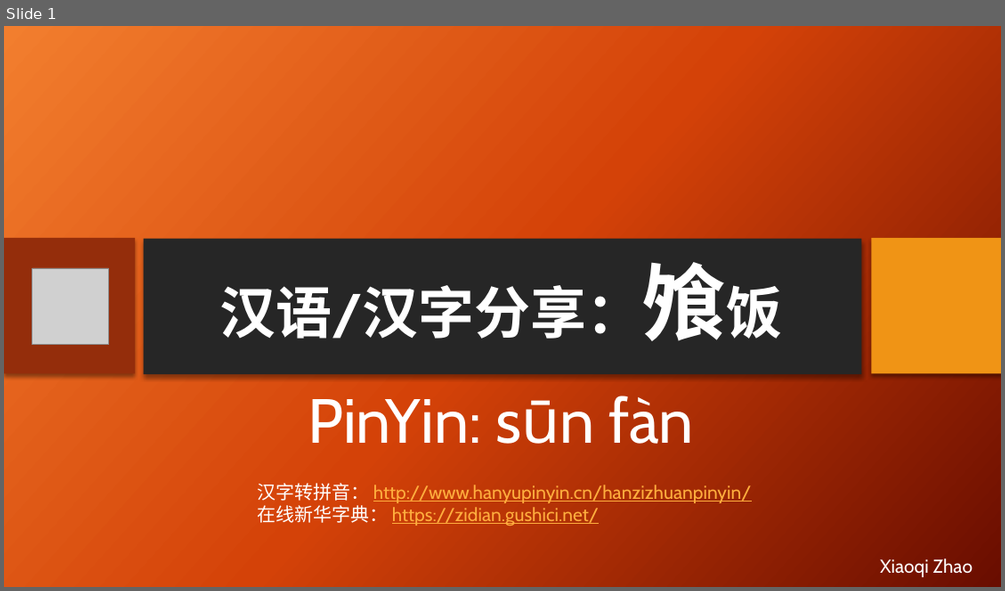
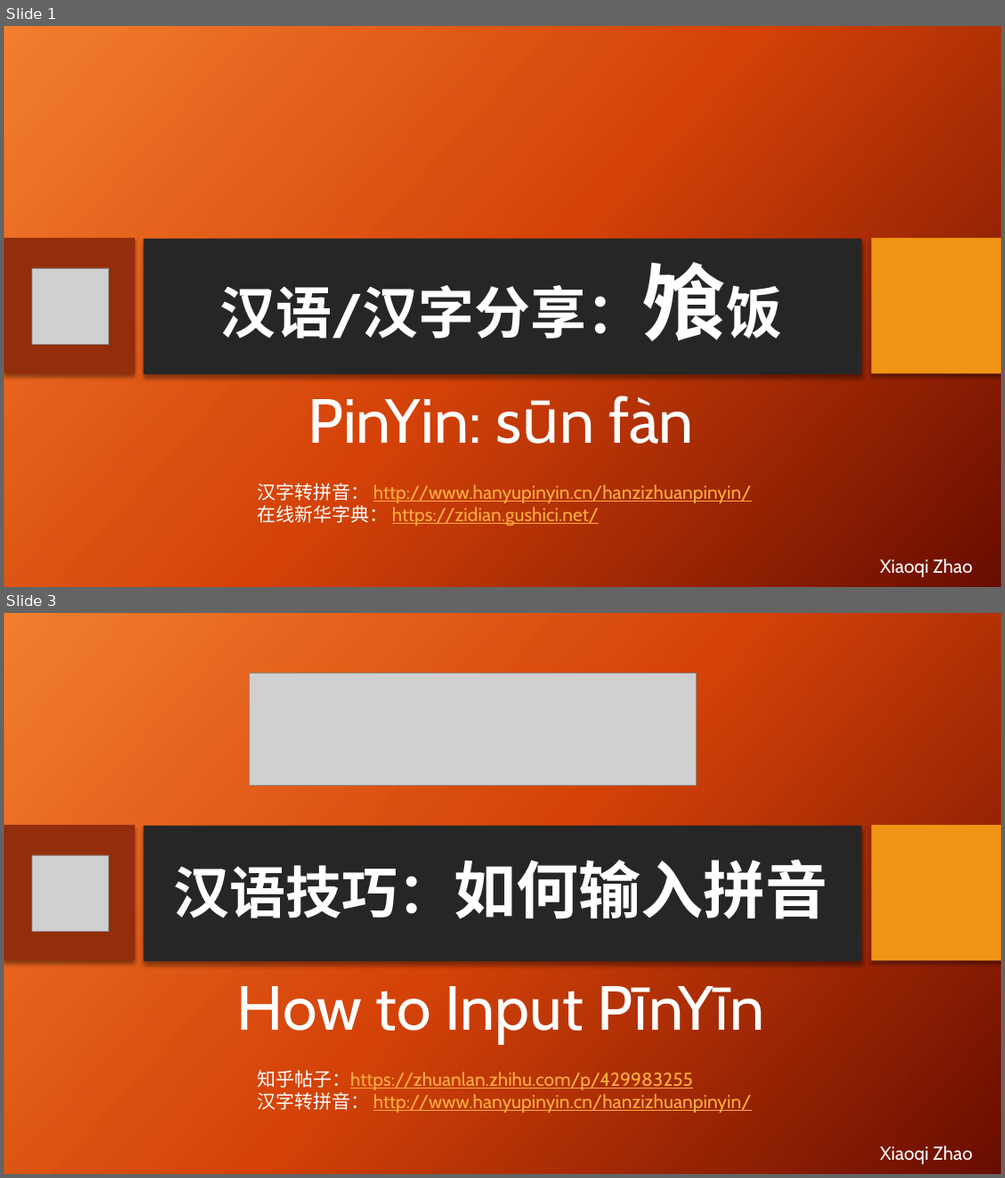
Before and after one commit to yasenstar/self_learning, a slide deck: daily-learning.pptx. Shown one above the other, each under a label of ours: slide 1 before the commit, slides 1 and 3 after it; the slides between them are not shown. The pictures are 1005x591 and 1005x1178 pixels, drawn with LibreOffice and Linux fonts; fonts in the diff are those of the drawing; grey boxes stand for pictures; background and template pictures are left out. Boxes give left, top, right and bottom in pixels: in the first picture for what was removed or moved away, otherwise in the second. Text is boxed around its words. In the diff, an @@ line names an element or a change of style, - is before the commit and + after.

```diff
--- a/daily-learning.pptx
+++ b/daily-learning.pptx
@@ slide 3 added at [4, 613, 1001, 1174], background picture (left out); not listed: 3 template elements that a slide beside it also shows @@
@@ picture added at [250, 674, 696, 785] @@
@@ picture added at [32, 855, 109, 932] @@
@@ title added at [174, 860, 828, 919], 60 pt, text #FFFFFF, bold @@
+汉语技巧：如何输入拼音
@@ subtitle added at [237, 986, 583, 1044], 60 pt, text #FFFFFF @@
+How to Input PīnYīn
@@ text added at [257, 1068, 752, 1113], 18 pt, text #FFAE3E, underline @@
+知乎帖子：https://zhuanlan.zhihu.com/p/429983255
+汉字转拼音： http://www.hanyupinyin.cn/hanzizhuanpinyin/
@@ text added at [880, 1145, 972, 1164], 18 pt, text #FFFFFF @@
+Xiaoqi Zhao
```
Also in this commit, not shown: 2 other slides added, 5 other files.
